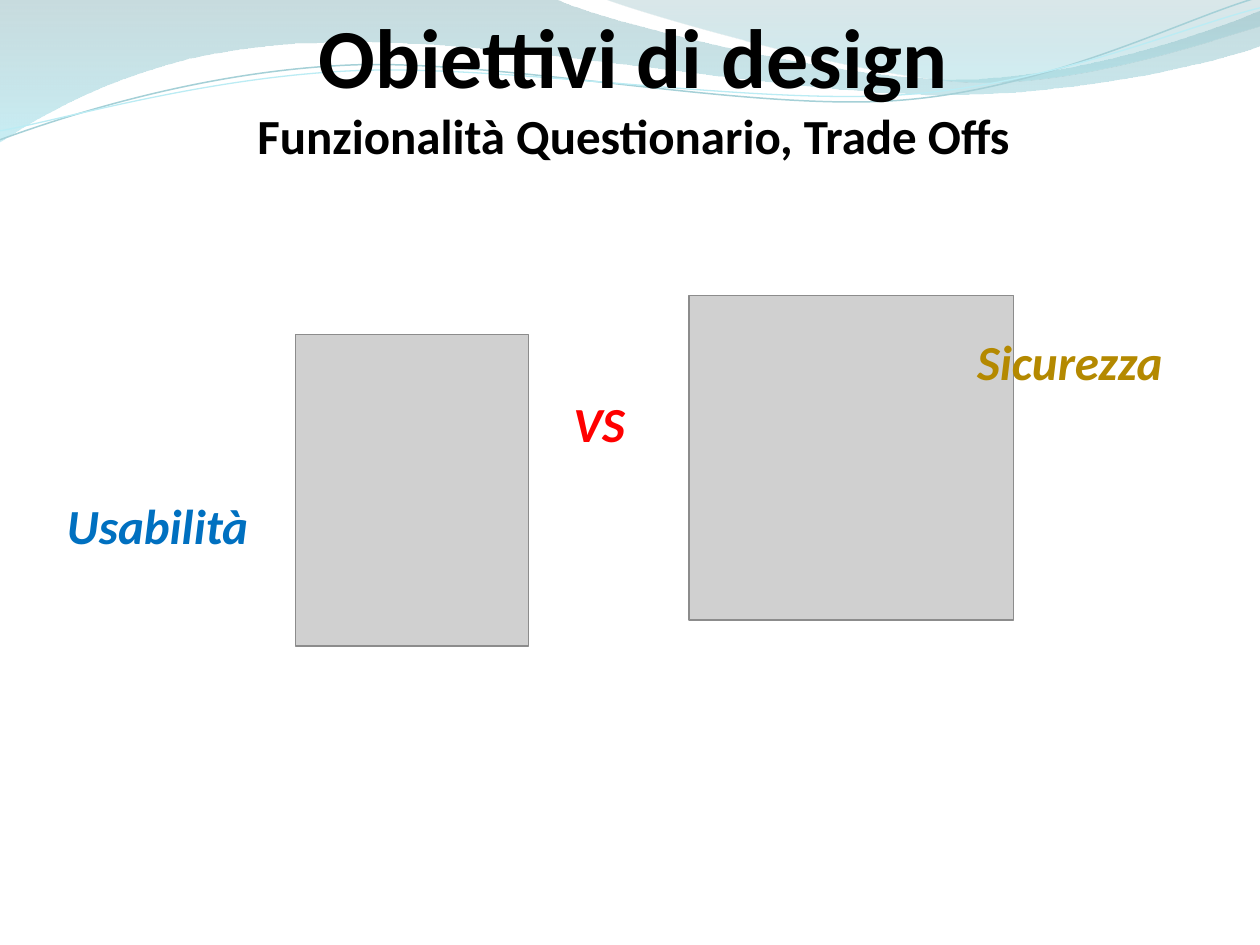
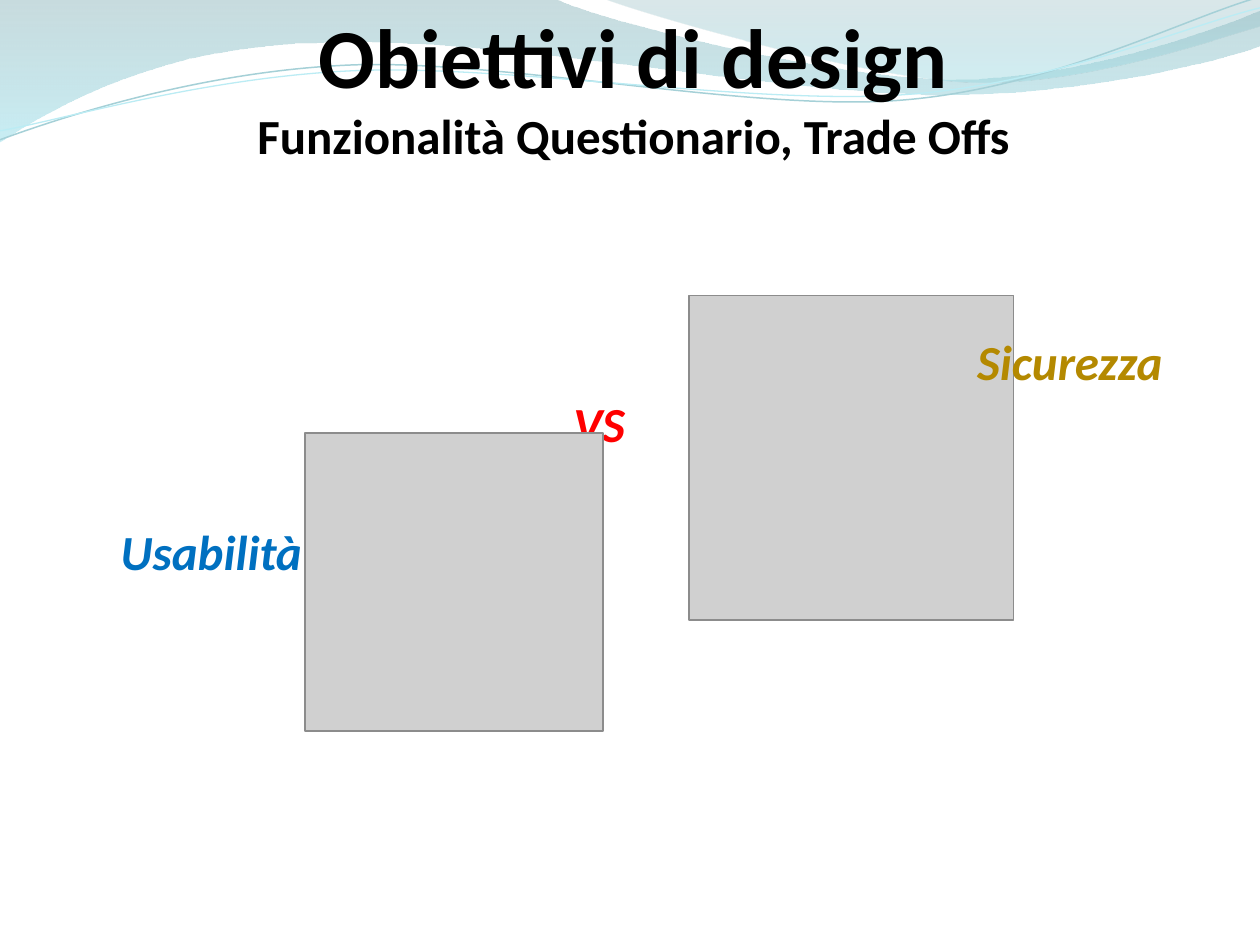
Before and after one commit to ammirate/at-silo, a slide deck: slide 17 of Presentazione/Atsilo3/Atsilo_H_PresentazioneFinale.pptx. Drawn at 1260x945 pixels with LibreOffice and Linux fonts; fonts in the diff are those of the drawing; grey boxes stand for pictures. Boxes give left, top, right and bottom in pixels: in the first picture for what was removed or moved away, otherwise in the second. Text is boxed around its words. In the diff, an @@ line names an element or a change of style, - is before the commit and + after.

Commit message:
[WR 3]

```diff
--- a/Presentazione/Atsilo3/Atsilo_H_PresentazioneFinale.pptx
+++ b/Presentazione/Atsilo3/Atsilo_H_PresentazioneFinale.pptx
@@ picture removed at bbox=[295, 335, 528, 646] @@
@@ picture added at bbox=[305, 433, 602, 731] @@
@@ text "Usabilità": place and size @@
-text "Usabilità" at bbox=[67, 509, 248, 545]
+text "Usabilità" at bbox=[121, 535, 302, 571]
```
Also in this commit, not shown: 1 other slide changed.
